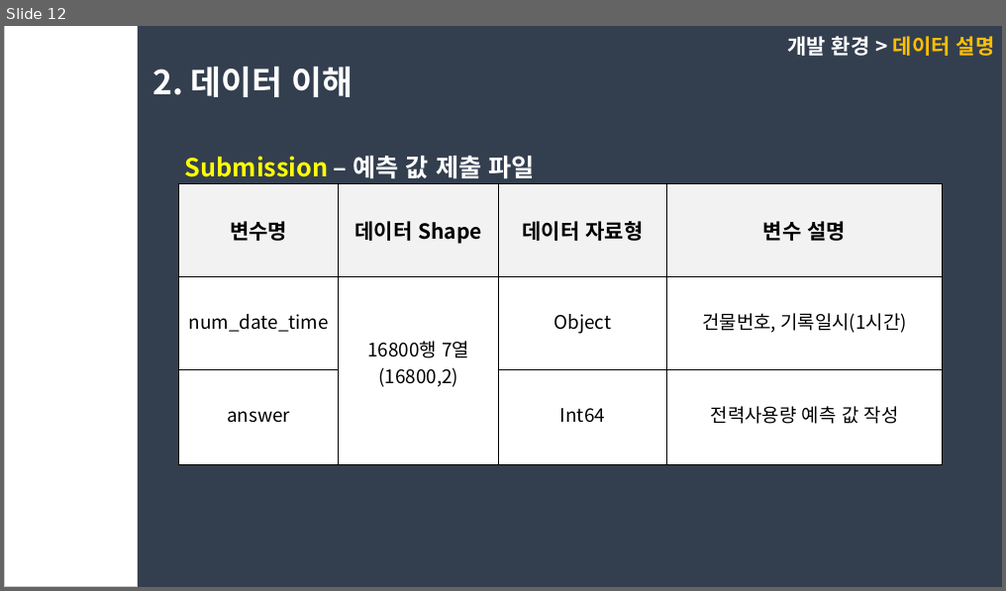
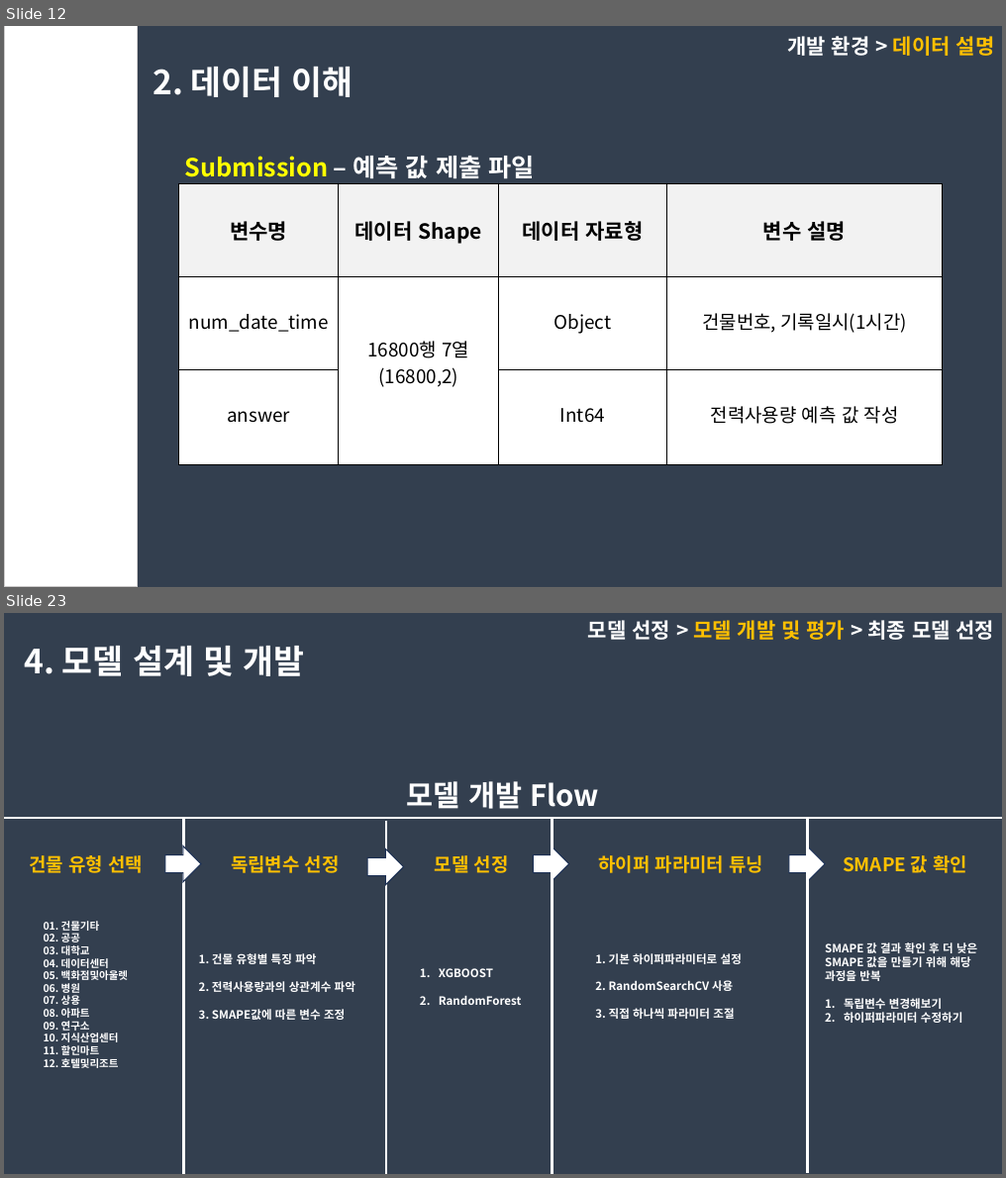
Before and after one commit to dongkieric98/-, a slide deck: electricity.pptx. Shown one above the other, each under a label of ours: slide 12 before the commit, slides 12 and 23 after it; the slides between them are not shown. The pictures are 1006x591 and 1006x1178 pixels, drawn with LibreOffice and Linux fonts; fonts in the diff are those of the drawing. Boxes give left, top, right and bottom in pixels: in the first picture for what was removed or moved away, otherwise in the second. Text is boxed around its words. In the diff, an @@ line names an element or a change of style, - is before the commit and + after.

```diff
--- a/electricity.pptx
+++ b/electricity.pptx
@@ slide 23 added at (x1=4, y1=613, x2=1002, y2=1174), background #333F50 @@
@@ text added at (x1=588, y1=620, x2=995, y2=640), 20 pt, text #FFFFFF, bold @@
+모델 선정 > 모델 개발 및 평가 > 최종 모델 선정
@@ text added at (x1=25, y1=646, x2=305, y2=676), 32 pt, text #FFFFFF, bold @@
+4. 모델 설계 및 개발
@@ text added at (x1=407, y1=781, x2=599, y2=809), 28 pt, text #FFFFFF, bold @@
+모델 개발 Flow
@@ line added from (4, 818) to (1002, 818), #FFFFFF 2.25 pt @@
@@ line added from (183, 819) to (183, 1174), #FFFFFF 2.25 pt @@
@@ line added from (386, 820) to (386, 1174), #FFFFFF 2.25 pt @@
@@ line added from (552, 819) to (552, 1174), #FFFFFF 2.25 pt @@
@@ line added from (808, 817) to (808, 1173), #FFFFFF 2.25 pt @@
@@ right arrow added at (x1=165, y1=847, x2=201, y2=882), fill #FFFFFF, outline #1E3256 1 pt @@
@@ right arrow added at (x1=368, y1=849, x2=404, y2=884), fill #FFFFFF, outline #1E3256 1 pt @@
@@ right arrow added at (x1=534, y1=847, x2=569, y2=882), fill #FFFFFF, outline #1E3256 1 pt @@
@@ right arrow added at (x1=789, y1=847, x2=826, y2=882), fill #FFFFFF, outline #1E3256 1 pt @@
@@ text added at (x1=29, y1=856, x2=143, y2=873), 18 pt, text #FFC000, bold @@
+건물 유형 선택
@@ text added at (x1=231, y1=856, x2=340, y2=873), 18 pt, text #FFC000, bold @@
+독립변수 선정
@@ text added at (x1=435, y1=856, x2=509, y2=873), 18 pt, text #FFC000, bold @@
+모델 선정
@@ text added at (x1=598, y1=856, x2=764, y2=873), 18 pt, text #FFC000, bold @@
+하이퍼 파라미터 튜닝
@@ text added at (x1=843, y1=856, x2=967, y2=873), 18 pt, text #FFC000, bold @@
+SMAPE 값 확인
@@ text added at (x1=44, y1=921, x2=128, y2=1068), 10 pt, text #FFFFFF, bold @@
+01. 건물기타
+02. 공공
+03. 대학교
+04. 데이터센터
+05. 백화점및아울렛
+06. 병원
+07. 상용
+08. 아파트
+09. 연구소
+10. 지식산업센터
+11. 할인마트
+12. 호텔및리조트
@@ text added at (x1=199, y1=954, x2=355, y2=1020), 11 pt, text #FFFFFF, bold @@
+1. 건물 유형별 특징 파악
+2. 전력사용량과의 상관계수 파악
+3. SMAPE값에 따른 변수 조정
@@ text added at (x1=439, y1=968, x2=522, y2=1005), 11 pt, text #FFFFFF, bold @@
+1. XGBOOST
+2. RandomForest
@@ text added at (x1=595, y1=954, x2=742, y2=1019), 11 pt, text #FFFFFF, bold @@
+1. 기본 하이퍼파라미터로 설정
+2. RandomSearchCV 사용
+3. 직접 하나씩 파라미터 조절
@@ text added at (x1=825, y1=943, x2=977, y2=1023), 11 pt, text #FFFFFF, bold @@
+SMAPE 값 결과 확인 후 더 낮은 SMAPE 값을 만들기 위해 해당 과정을 반복
+1. 독립변수 변경해보기
+2. 하이퍼파라미터 수정하기
```
Also in this commit, not shown: 9 slides changed, 4 other slides added, 6 slides removed, 1 other file.
